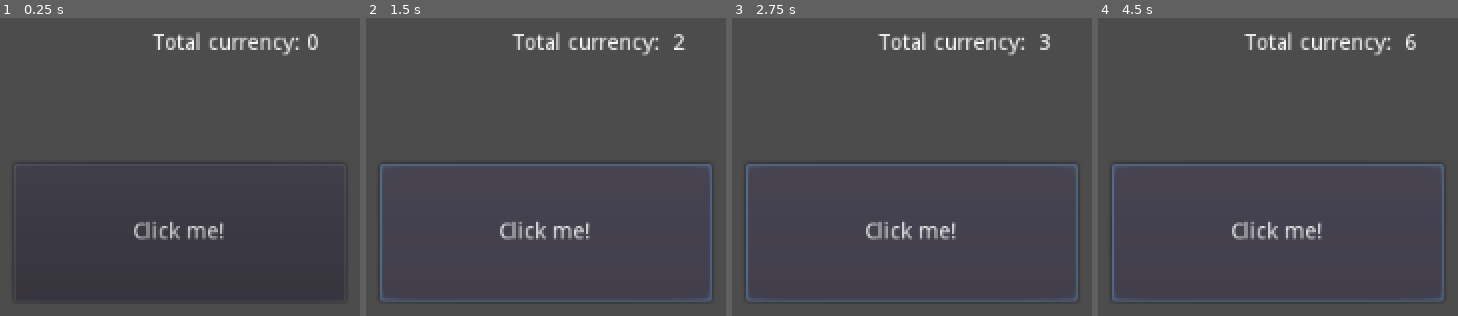
Above: before the commit, frames 1-4 (left to right).
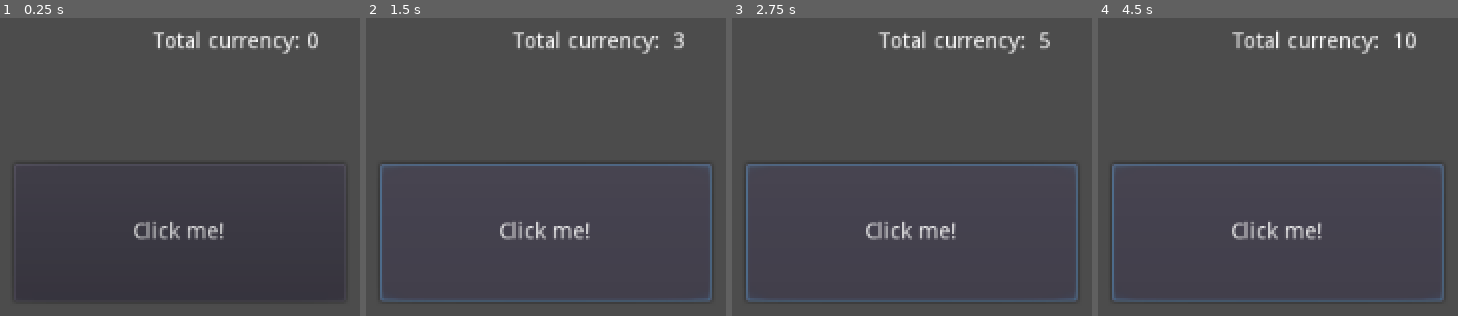
Above: after the commit, the same moments.

Repository: DeXoteric/Clicker_gd
Game: Godot game, scene res://MainScene.tscn
The game is run twice, just before and just after one commit, with the same random seed, the same clock (stepped at 60 frames per second) and the same inputs.
Inputs:
- Up to frame 1 (0.25 s): no input
- Up to frame 2 (1.5 s): click "Click me!" at 0.5 s; click "Click me!" at 1.25 s
- Up to frame 3 (2.75 s): click "Click me!" at 2 s
- Up to frame 4 (4.5 s): tap Enter at 2.75, 4.25 s; tap Space at 3.5 s

The runs differ from the first frame. In frame 1, 0.9% of the frame differs, in the area x 42-89%, y 4-13%; in frame 2, 0.9%; in frame 3, 0.9%; in frame 4, 1.5%, in the area x 37-89%, y 4-13%.

Commit message:
refactoring, custom signal

Diff:
--- a/Clicker/MainScene.gd
+++ b/Clicker/MainScene.gd
@@ -1,6 +1,8 @@
 extends Control
 
 var total_currency := 0
+signal currency_changed(total_currency)
+
 
 func _ready():
 	pass
@@ -8,4 +10,13 @@
 
 func _on_ClickerButton_pressed():
 	total_currency += 1
-	$TotalCurrencyDisplay.text = 'Total currency: ' + ' ' +str(total_currency)
+	update_currency()
+
+
+func _on_Timer_timeout():
+	total_currency += 1
+	update_currency()
+
+
+func update_currency():
+	emit_signal("currency_changed", total_currency)
--- a/Clicker/MainScene.tscn
+++ b/Clicker/MainScene.tscn
@@ -1,6 +1,7 @@
-[gd_scene load_steps=2 format=2]
+[gd_scene load_steps=3 format=2]
 
 [ext_resource path="res://MainScene.gd" type="Script" id=1]
+[ext_resource path="res://TotalCurrencyDisplay.gd" type="Script" id=2]
 
 [node name="MainScene" type="Control"]
 anchor_right = 1.0
@@ -22,10 +23,19 @@
 
 [node name="TotalCurrencyDisplay" type="Label" parent="."]
 margin_left = 106.0
-margin_top = 21.0
+margin_top = 20.0
 margin_right = 295.0
-margin_bottom = 72.0
+margin_bottom = 71.0
 text = "Total currency: 0"
 align = 2
 valign = 1
+script = ExtResource( 2 )
+__meta__ = {
+"_edit_use_anchors_": false
+}
+
+[node name="Timer" type="Timer" parent="."]
+autostart = true
+[connection signal="currency_changed" from="." to="TotalCurrencyDisplay" method="_on_currency_change"]
 [connection signal="pressed" from="ClickerButton" to="." method="_on_ClickerButton_pressed"]
+[connection signal="timeout" from="Timer" to="." method="_on_Timer_timeout"]
--- /dev/null
+++ b/Clicker/TotalCurrencyDisplay.gd
@@ -0,0 +1,5 @@
+extends Label
+
+
+func _on_currency_change(currency):
+	text = 'Total currency: ' + ' ' + str(currency)
